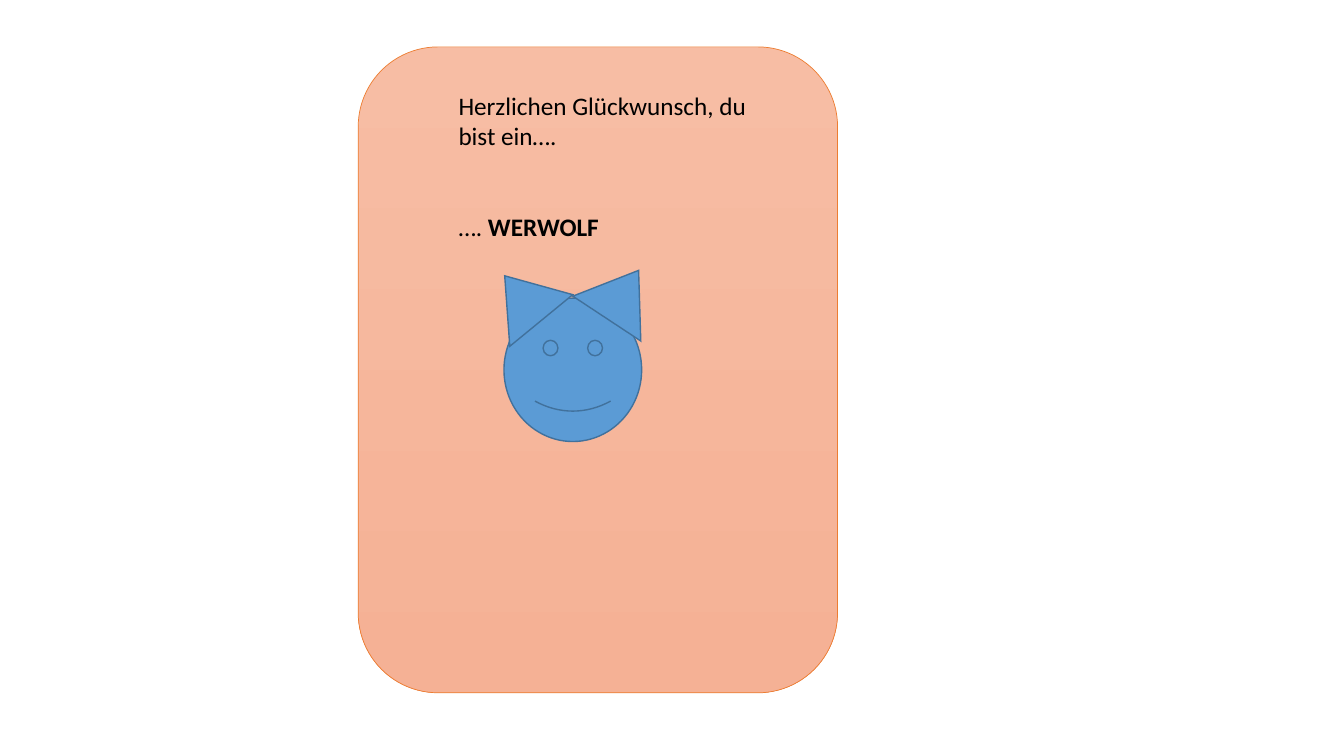
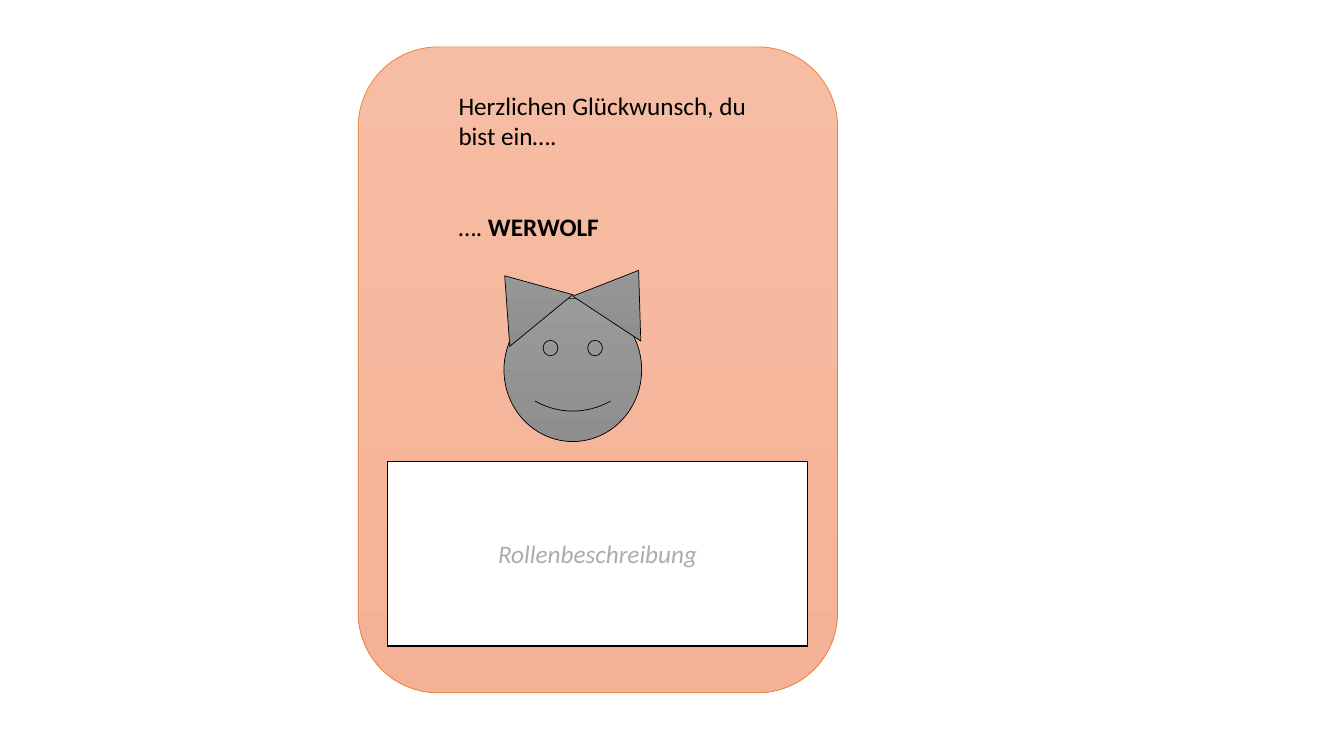
Before and after one commit to john-kloss/werwolf, a slide deck: slide 14 of VisualisierungProjekt.odp. Drawn at 1344x756 pixels with LibreOffice and Linux fonts; fonts in the diff are those of the drawing. Boxes give left, top, right and bottom in pixels: in the first picture for what was removed or moved away, otherwise in the second. Text is boxed around its words. In the diff, an @@ line names an element or a change of style, - is before the commit and + after.

Commit message:
update powerpoint

```diff
--- a/VisualisierungProjekt.odp
+++ b/VisualisierungProjekt.odp
@@ fill #5B9BD5 to gradient #9B9B9B to #8E8E8E; outline #41719C 0.99 pt to #000000 0.51 pt in 3 elements at (504, 298, 642, 442), (573, 248, 673, 341), (474, 250, 574, 346) @@
@@ freeform shape added at (387, 462, 808, 646), fill #FFFFFF, outline #000000 0.99 pt, 18 pt, text #AFABAB, italic @@
+Rollenbeschreibung
```
Also in this commit, not shown: 11 slides added.
